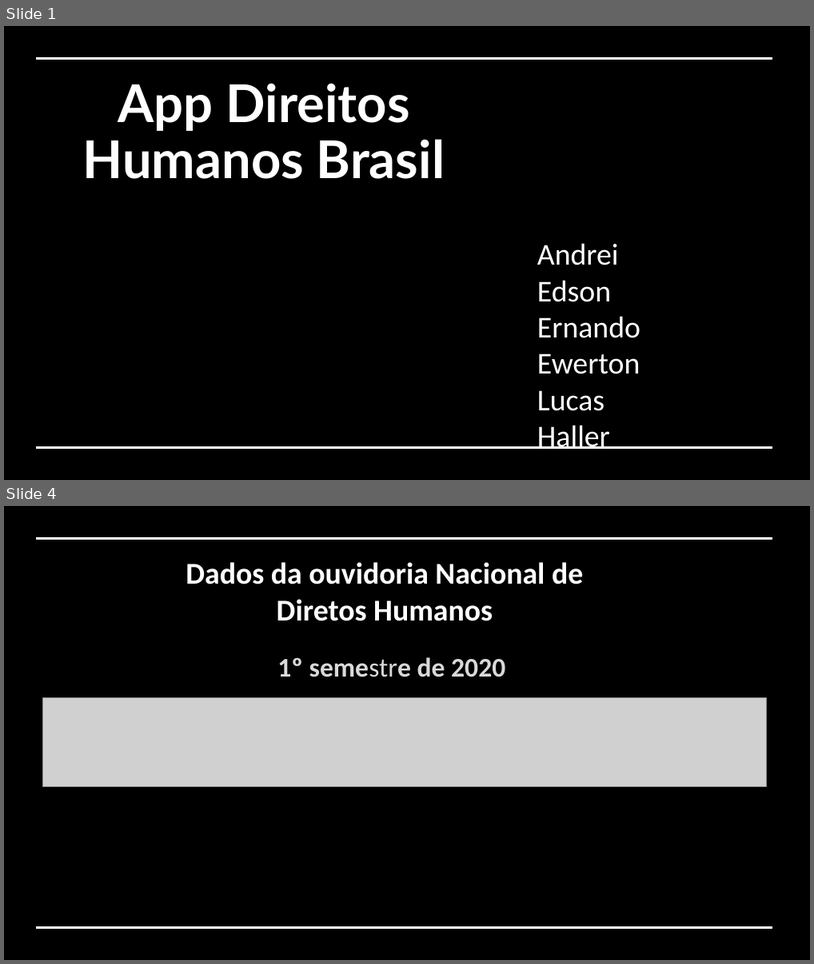
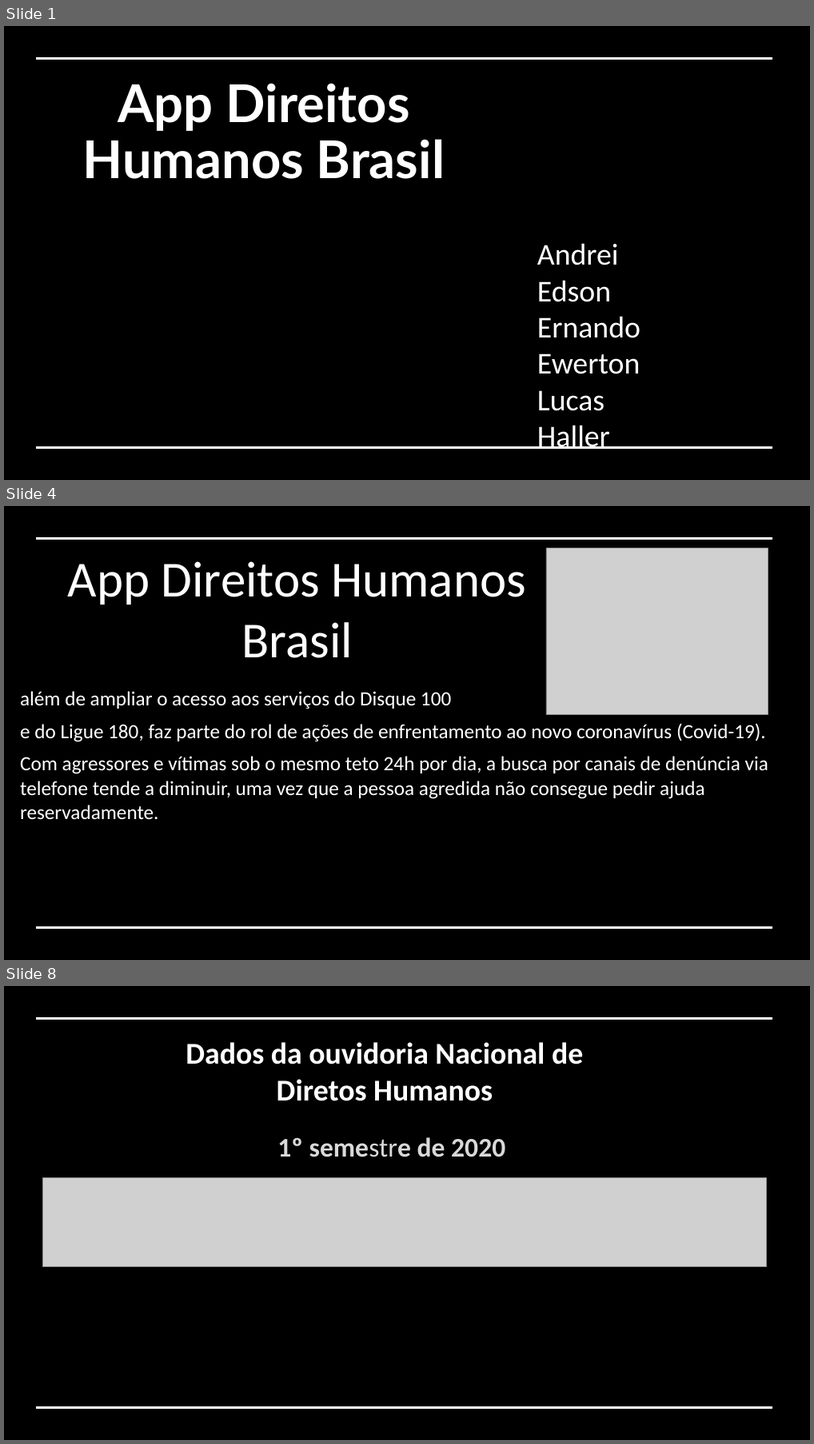
Before and after one commit to A2LF/FrontAnd, a slide deck: integrador-frontend/src/assets/img/APP DH SABE 254.pptx. Shown one above the other, each under a label of ours: slides 1 and 4 before the commit, slides 1, 4 and 8 after it; the slides between them are not shown. The pictures are 814x964 and 814x1444 pixels, drawn with LibreOffice and Linux fonts; fonts in the diff are those of the drawing; grey boxes stand for pictures; background and template pictures are left out; a plain dark background stands for a picture behind light text. Boxes give left, top, right and bottom in pixels: in the first picture for what was removed or moved away, otherwise in the second. Text is boxed around its words. In the diff, an @@ line names an element or a change of style, - is before the commit and + after.

```diff
--- a/integrador-frontend/src/assets/img/APP DH SABE 254.pptx
+++ b/integrador-frontend/src/assets/img/APP DH SABE 254.pptx
@@ slide 4 added at (4, 506, 810, 960), background picture (left out) @@
@@ rectangle added at (4, 506, 810, 960), fill #000000 @@
@@ line added from (36, 539) to (774, 539), #FFFFFF 2.25 pt @@
@@ picture added at (546, 548, 769, 714) @@
@@ title added at (68, 561, 526, 658), 60 pt, text #FFFFFF @@
+App Direitos Humanos Brasil
@@ text added at (20, 691, 769, 820), 24 pt, text #FFFFFF @@
+além de ampliar o acesso aos serviços do Disque 100
+e do Ligue 180, faz parte do rol de ações de enfrentamento ao novo coronavírus (Covid-19).
+Com agressores e vítimas sob o mesmo teto 24h por dia, a busca por canais de denúncia via telefone tende a diminuir, uma vez que a pessoa agredida não consegue pedir ajuda reservadamente.
@@ line added from (36, 927) to (774, 927), #FFFFFF 2.25 pt @@
@@ what was slide 4 is now slide 8 @@
```
Also in this commit, not shown: 2 slides changed, 5 other slides added, 7 other files.
